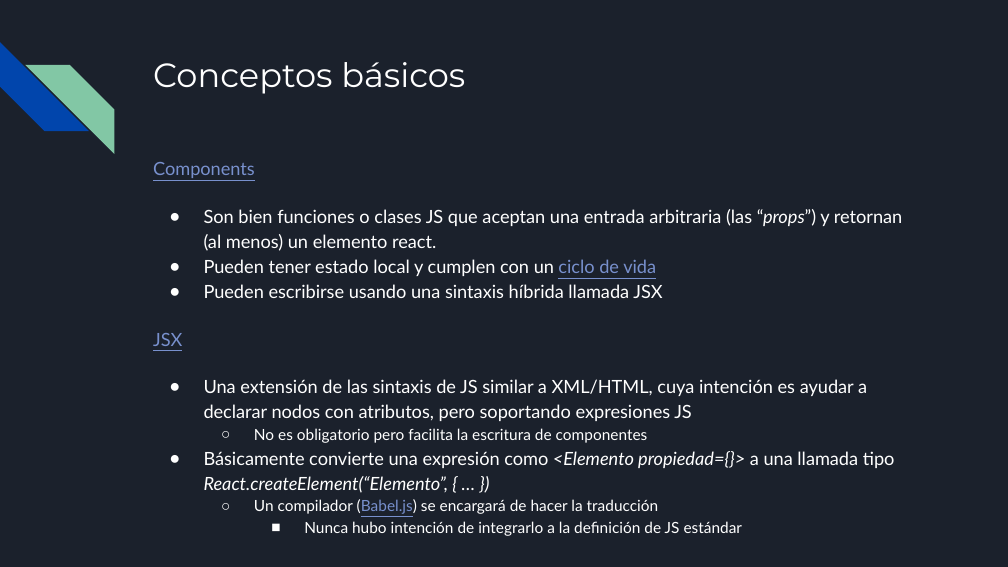
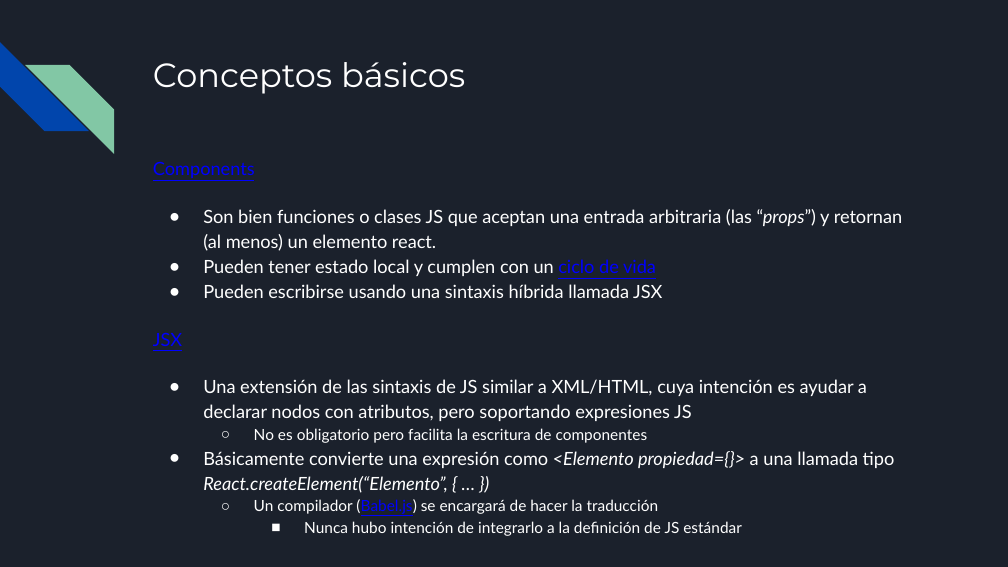
Before and after one commit to francisco-pinchentti/react-basics, a slide deck: slide 9 of docs/React.odp. Drawn at 1008x567 pixels with LibreOffice and Linux fonts; fonts in the diff are those of the drawing. Boxes give left, top, right and bottom in pixels: in the first picture for what was removed or moved away, otherwise in the second. Text is boxed around its words. In the diff, an @@ line names an element or a change of style, - is before the commit and + after.

```diff
--- a/docs/React.odp
+++ b/docs/React.odp
@@ text at <box>153,162,659,514</box>: text colour #7890CD to #0000FF in "Components", "ciclo de vida", "JSX", "(Babel.js)" @@
```
Also in this commit, not shown: 14 other slides changed, 1 slide added, 2 slides removed.
